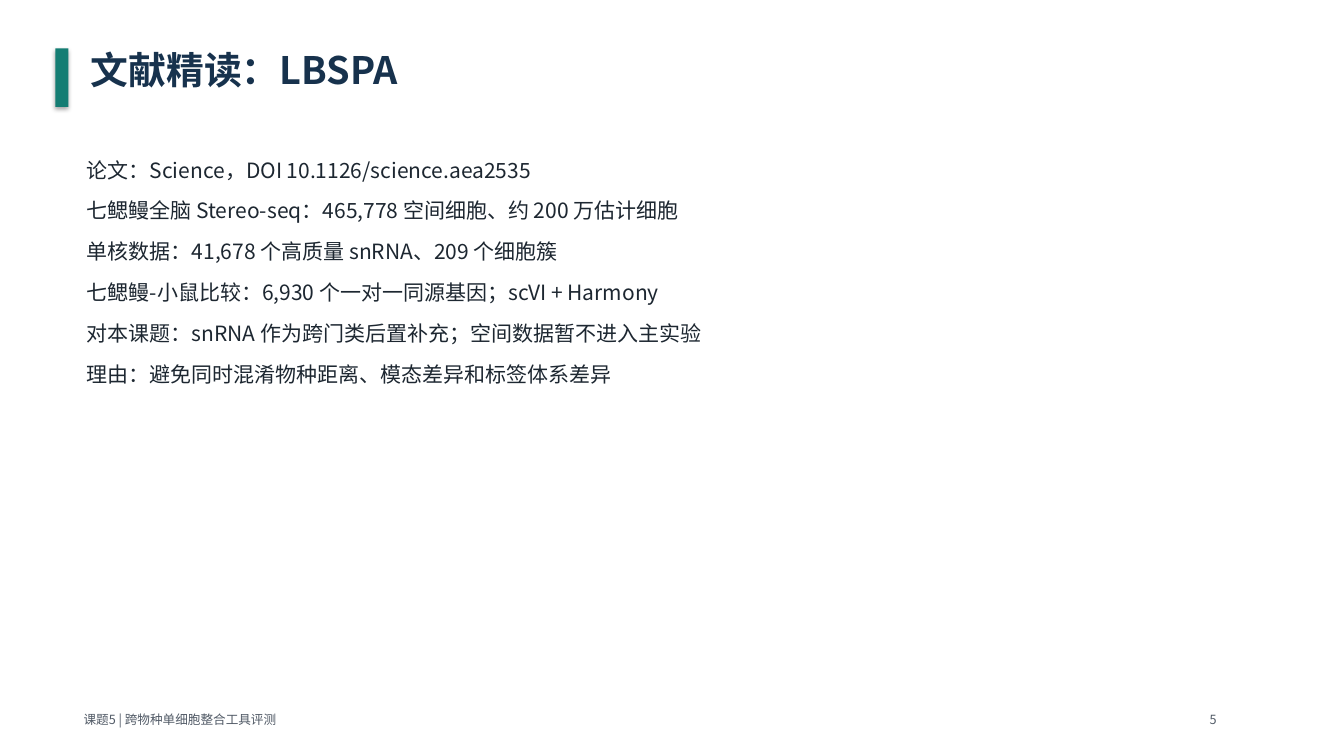
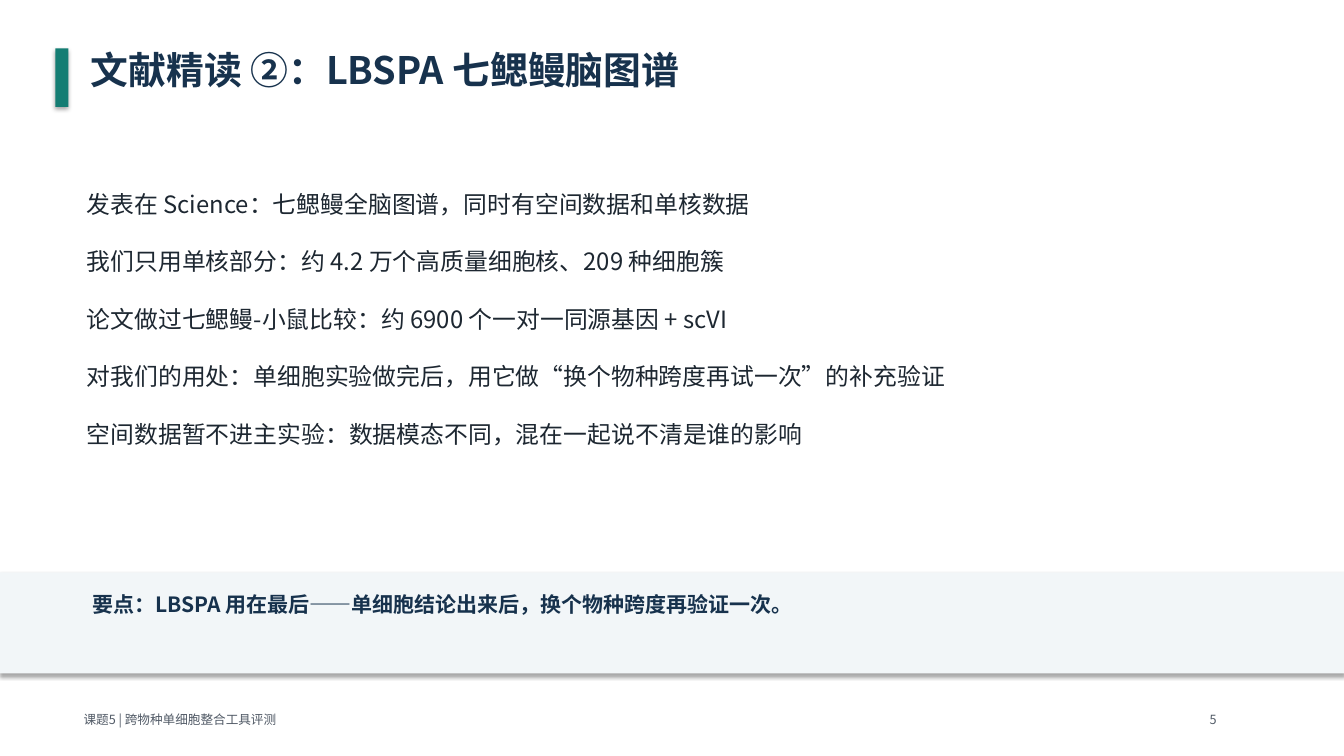
Before and after one commit to bernis-web/course5-prep, a slide deck: slide 5 of deliverables/course5-monday-presentation.pptx. Drawn at 1344x756 pixels with LibreOffice and Linux fonts; fonts in the diff are those of the drawing. Boxes give left, top, right and bottom in pixels: in the first picture for what was removed or moved away, otherwise in the second. Text is boxed around its words. In the diff, an @@ line names an element or a change of style, - is before the commit and + after.

```diff
--- a/deliverables/course5-monday-presentation.pptx
+++ b/deliverables/course5-monday-presentation.pptx
@@ text at (x1=91, y1=51, x2=679, y2=88): text changed @@
-文献精读：LBSPA
+文献精读 ②：LBSPA 七鳃鳗脑图谱
@@ text at (x1=87, y1=193, x2=946, y2=446): text changed; size 15 to 17 pt @@
-论文：Science，DOI 10.1126/science.aea2535
-七鳃鳗全脑 Stereo-seq：465,778 空间细胞、约 200 万估计细胞
-单核数据：41,678 个高质量 snRNA、209 个细胞簇
-七鳃鳗-小鼠比较：6,930 个一对一同源基因；scVI + Harmony
-对本课题：snRNA 作为跨门类后置补充；空间数据暂不进入主实验
-理由：避免同时混淆物种距离、模态差异和标签体系差异
+发表在 Science：七鳃鳗全脑图谱，同时有空间数据和单核数据
+我们只用单核部分：约 4.2 万个高质量细胞核、209 种细胞簇
+论文做过七鳃鳗-小鼠比较：约 6900 个一对一同源基因 + scVI
+对我们的用处：单细胞实验做完后，用它做“换个物种跨度再试一次”的补充验证
+空间数据暂不进主实验：数据模态不同，混在一起说不清是谁的影响
@@ rectangle added at (x1=0, y1=573, x2=1344, y2=674), fill #F2F6F8 @@
@@ text added at (x1=93, y1=594, x2=793, y2=615), 15 pt, text #17324D, bold @@
+要点：LBSPA 用在最后——单细胞结论出来后，换个物种跨度再验证一次。
```
Also in this commit, not shown: 5 other slides changed, 7 slides added, 7 slides removed, 2 other files.
